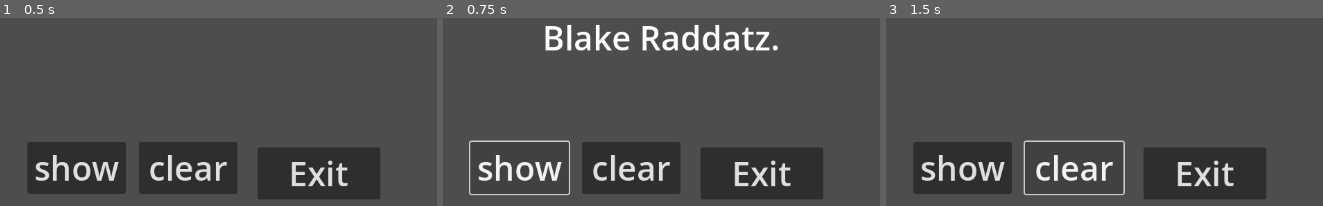
Above: before the commit, frames 1-3 (left to right).
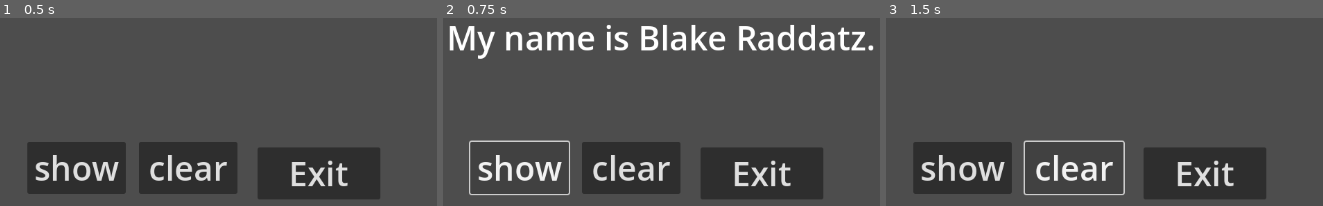
Above: after the commit, the same moments.

Repository: ghost640/game-design-1
Game: Godot game, scene res://my_name.tscn
The game is run twice, just before and just after one commit, with the same random seed, the same clock (stepped at 60 frames per second) and the same inputs. The project has no main scene, so this scene is started directly.
Inputs:
- Up to frame 1 (0.5 s): no input
- Up to frame 2 (0.75 s): click "show" at 0.5 s
- Up to frame 3 (1.5 s): click "clear" at 1.25 s

Frame 1 is identical in both runs. In frame 2, 6.2% of the frame differs, in the area x 1-99%, y 3-22%; in frame 3, nothing differs.

Commit message:
Update 9/5

Diff:
--- a/about_me.tscn
+++ b/about_me.tscn
@@ -33,6 +33,7 @@
 text = "show"
 
 [node name="btnClear" type="Button" parent="."]
+layout_mode = 0
 offset_left = 296.0
 offset_top = 494.0
 offset_right = 488.0
@@ -41,6 +42,7 @@
 text = "clear"
 
 [node name="btnExit" type="Button" parent="."]
+layout_mode = 0
 offset_left = 546.0
 offset_top = 488.0
 offset_right = 738.0
--- a/favorite_subject.tscn
+++ b/favorite_subject.tscn
@@ -24,6 +24,7 @@
 vertical_alignment = 1
 
 [node name="btnShow" type="Button" parent="."]
+layout_mode = 0
 offset_left = 48.0
 offset_top = 484.0
 offset_right = 240.0
@@ -32,6 +33,7 @@
 text = "Show"
 
 [node name="btnClear" type="Button" parent="."]
+layout_mode = 0
 offset_left = 292.0
 offset_top = 479.0
 offset_right = 484.0
@@ -40,6 +42,7 @@
 text = "Clear"
 
 [node name="btnExit" type="Button" parent="."]
+layout_mode = 0
 offset_left = 572.0
 offset_top = 499.0
 offset_right = 764.0
--- a/my_name.gd
+++ b/my_name.gd
@@ -5,7 +5,7 @@
 
 
 func _on_btn_show_pressed() -> void:
-	$Label.text = "Blake Raddatz."
+	$Label.text = "My name is Blake Raddatz."
 
 
 func _on_btn_clear_pressed() -> void:
--- /dev/null
+++ b/prog_52a.gd
@@ -0,0 +1,25 @@
+extends Control
+
+
+
+func _on_btn_calc_pressed() -> void:
+	var length = int($txtLen.text)
+	var width = int($txtWid.text)
+	var area = length * width
+	var perim = 2 * length + 2 * width
+	$lblArea.text = "Area: " + str(area)
+	$lblPerim.text = "Perimeter: " + str(perim)
+# operators: + _ * / %     ** pow
+# str = string (text)
+# int = integer (whole number)
+# float - floating point number (w/ decimal)
+
+func _on_btn_clear_pressed() -> void:
+	$lblArea.text = ""
+	$lblPerim.text = ""
+	$txtLen.text = ""
+	$txtWid.text = ""
+
+
+func _on_btn_exit_pressed() -> void:
+	get_tree().quit()
--- /dev/null
+++ b/prog_52a.tscn
@@ -0,0 +1,107 @@
+[gd_scene load_steps=6 format=3 uid="uid://ut38pteayyak"]
+
+[ext_resource type="Script" path="res://prog_52a.gd" id="1_c7xnx"]
+[ext_resource type="Theme" uid="uid://b16mm2uf5waty" path="res://Big_Font.tres" id="2_4nvcs"]
+
+[sub_resource type="LabelSettings" id="LabelSettings_x1gbw"]
+font_size = 38
+
+[sub_resource type="LabelSettings" id="LabelSettings_np0rr"]
+font_size = 38
+
+[sub_resource type="Theme" id="Theme_jtb7f"]
+default_font_size = 38
+
+[node name="Prog52a" type="Control"]
+layout_mode = 3
+anchors_preset = 15
+anchor_right = 1.0
+anchor_bottom = 1.0
+offset_left = 26.0
+offset_top = 4.0
+offset_right = 26.0
+offset_bottom = 4.0
+grow_horizontal = 2
+grow_vertical = 2
+script = ExtResource("1_c7xnx")
+
+[node name="Label" type="Label" parent="."]
+layout_mode = 0
+offset_right = 317.0
+offset_bottom = 95.0
+text = "Length:
+"
+label_settings = SubResource("LabelSettings_x1gbw")
+horizontal_alignment = 2
+
+[node name="Label2" type="Label" parent="."]
+offset_left = -6.0
+offset_top = 77.0
+offset_right = 311.0
+offset_bottom = 172.0
+text = "Width:
+"
+label_settings = SubResource("LabelSettings_x1gbw")
+horizontal_alignment = 2
+
+[node name="lblArea" type="Label" parent="."]
+layout_mode = 0
+offset_left = 4.0
+offset_top = 176.0
+offset_right = 1097.0
+offset_bottom = 282.0
+text = "Area:"
+label_settings = SubResource("LabelSettings_np0rr")
+horizontal_alignment = 1
+
+[node name="lblPerim" type="Label" parent="."]
+offset_left = 17.0
+offset_top = 270.0
+offset_right = 1110.0
+offset_bottom = 376.0
+text = "Perimeter:"
+label_settings = SubResource("LabelSettings_np0rr")
+horizontal_alignment = 1
+
+[node name="txtLen" type="LineEdit" parent="."]
+offset_left = 334.0
+offset_top = 4.0
+offset_right = 679.0
+offset_bottom = 65.0
+theme = SubResource("Theme_jtb7f")
+
+[node name="txtWid" type="LineEdit" parent="."]
+offset_left = 332.0
+offset_top = 74.0
+offset_right = 677.0
+offset_bottom = 135.0
+theme = SubResource("Theme_jtb7f")
+
+[node name="btnCalc" type="Button" parent="."]
+layout_mode = 0
+offset_left = 220.0
+offset_top = 442.0
+offset_right = 442.0
+offset_bottom = 537.0
+theme = ExtResource("2_4nvcs")
+text = "Calculate"
+
+[node name="btnClear" type="Button" parent="."]
+offset_left = 490.0
+offset_top = 442.0
+offset_right = 666.0
+offset_bottom = 537.0
+theme = ExtResource("2_4nvcs")
+text = "Clear"
+
+[node name="btnExit" type="Button" parent="."]
+offset_left = 700.0
+offset_top = 442.0
+offset_right = 876.0
+offset_bottom = 537.0
+theme = ExtResource("2_4nvcs")
+text = "Exit"
+
+[connection signal="pressed" from="btnCalc" to="." method="_on_btn_calc_pressed"]
+[connection signal="pressed" from="btnClear" to="." method="_on_btn_clear_pressed"]
+[connection signal="pressed" from="btnExit" to="." method="_on_btn_exit_pressed"]
